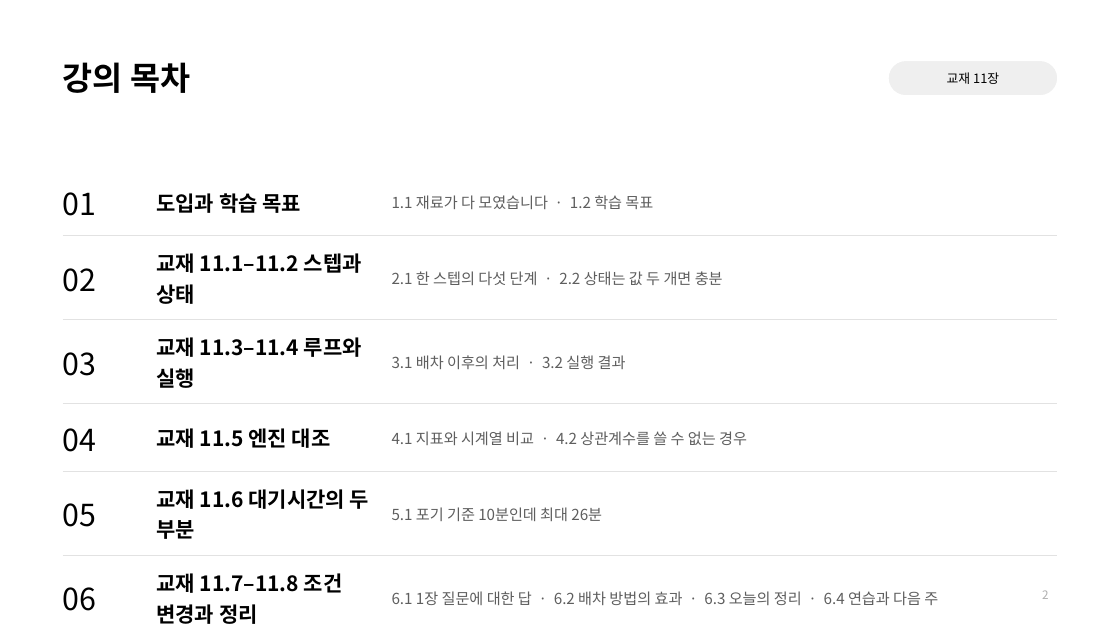
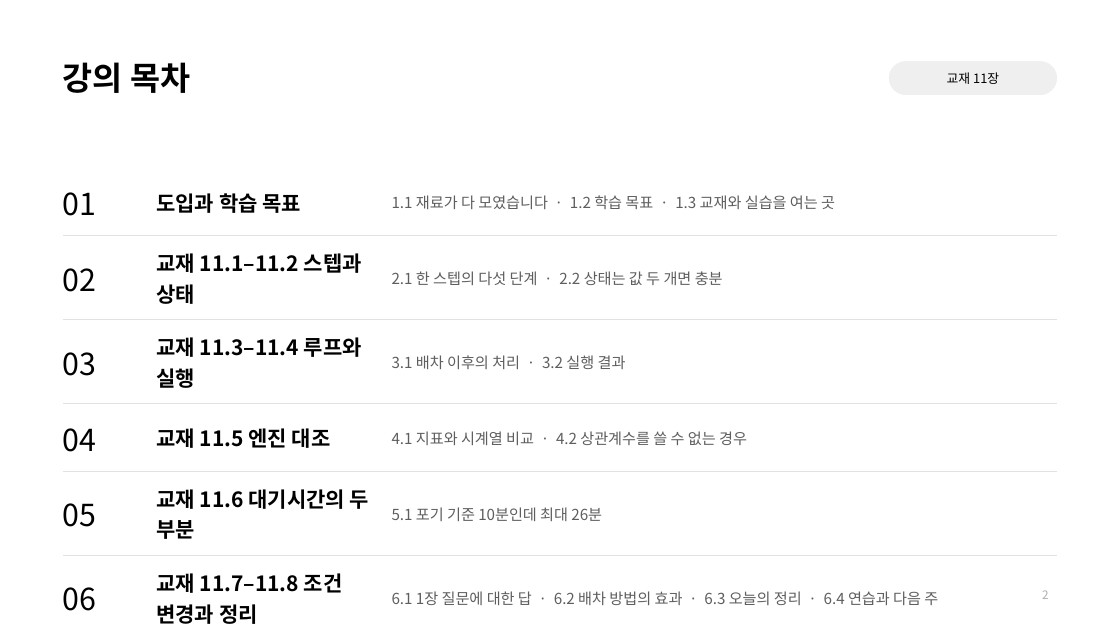
Before and after one commit to jihoyeo/smart-transport-logistics, a slide deck: slide 2 of slides/week11/ch11_simloop.pptx. Drawn at 1120x630 pixels with LibreOffice and Linux fonts; fonts in the diff are those of the drawing. Boxes give left, top, right and bottom in pixels: in the first picture for what was removed or moved away, otherwise in the second. Text is boxed around its words. In the diff, an @@ line names an element or a change of style, - is before the commit and + after.

```diff
--- a/slides/week11/ch11_simloop.pptx
+++ b/slides/week11/ch11_simloop.pptx
@@ table at [63,168,1057,628] @@
-row 1, column 3: 1.1 재료가 다 모였습니다 · 1.2 학습 목표
+row 1, column 3: 1.1 재료가 다 모였습니다 · 1.2 학습 목표 · 1.3 교재와 실습을 여는 곳
```
Also in this commit, not shown: 1 other slide changed, 1 slide added, 29 other files.
